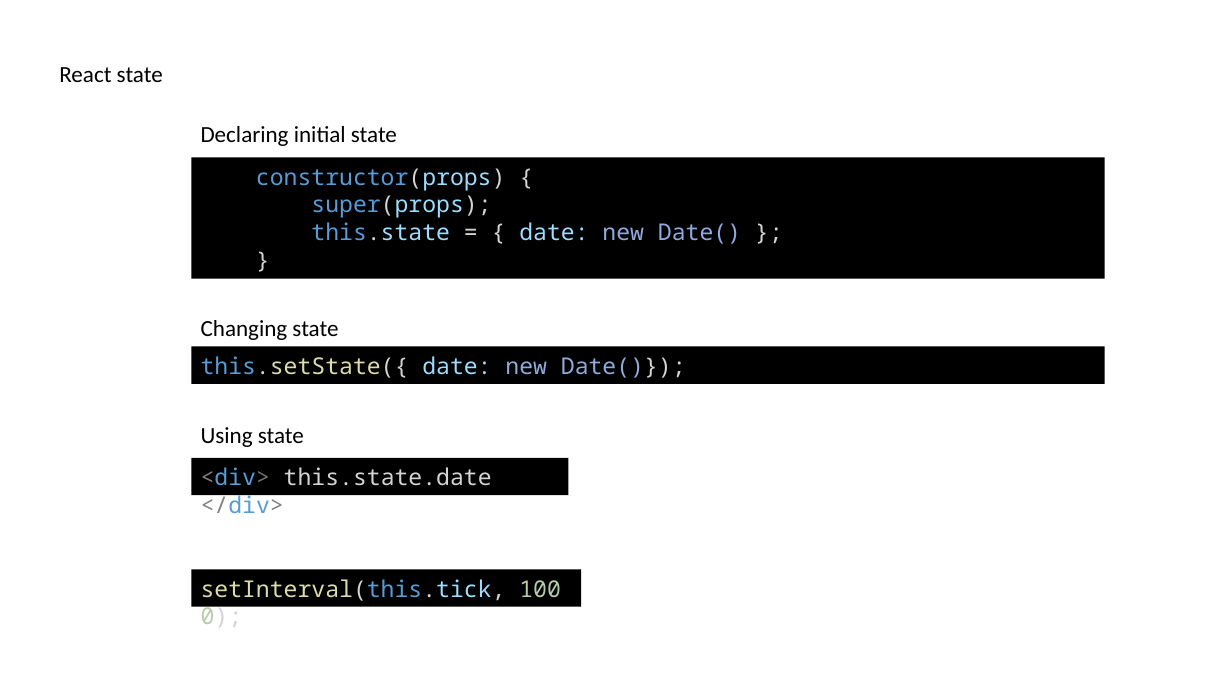
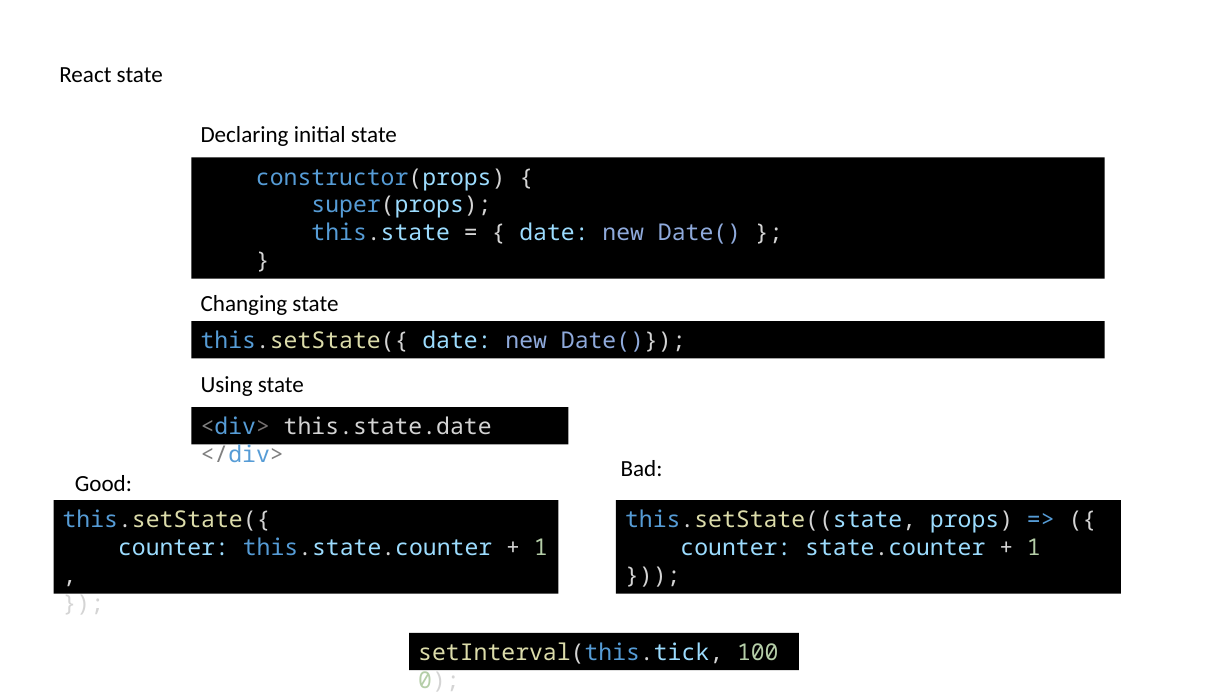
Before and after one commit to delprzemo/reactjs-starter, a slide deck: slide 10 of tutorial/ReactjsTraining.pptx. Drawn at 1232x693 pixels with LibreOffice and Linux fonts; fonts in the diff are those of the drawing. Boxes give left, top, right and bottom in pixels: in the first picture for what was removed or moved away, otherwise in the second. Text is boxed around its words. In the diff, an @@ line names an element or a change of style, - is before the commit and + after.

```diff
--- a/tutorial/ReactjsTraining.pptx
+++ b/tutorial/ReactjsTraining.pptx
@@ text "Changing state": place and size @@
-text "Changing state" at [201, 320, 338, 340]
+text "Changing state" at [201, 295, 338, 315]
@@ rectangle "this.setState({ date: new Date()});": place and size @@
-rectangle "this.setState({ date: new Date()});" at [191, 347, 1104, 384]
+rectangle "this.setState({ date: new Date()});" at [191, 321, 1104, 358]
@@ text "Using state": place and size @@
-text "Using state" at [201, 427, 304, 447]
+text "Using state" at [201, 376, 304, 396]
@@ rectangle "<div> this.state.date </div>": place and size @@
-rectangle "<div> this.state.date </div>" at [191, 458, 568, 495]
+rectangle "<div> this.state.date </div>" at [191, 408, 568, 445]
@@ text added at [75, 475, 132, 491], 18 pt, text #000000 @@
+Good:
@@ text added at [621, 460, 663, 476], 18 pt, text #000000 @@
+Bad:
@@ rectangle added at [54, 500, 558, 593], fill #000000, 18 pt, text #9CDCFE @@
+this.setState({
+counter: this.state.counter + 1,
+});
@@ rectangle added at [616, 500, 1121, 593], fill #000000, 18 pt, text #9CDCFE @@
+this.setState((state, props) => ({
+counter: state.counter + 1
+}));
@@ rectangle "setInterval(this.tick, 1000);": place and size @@
-rectangle "setInterval(this.tick, 1000);" at [191, 569, 581, 606]
+rectangle "setInterval(this.tick, 1000);" at [409, 633, 799, 670]
```
Also in this commit, not shown: 1 other slide changed, 1 slide added, 2 other files.
